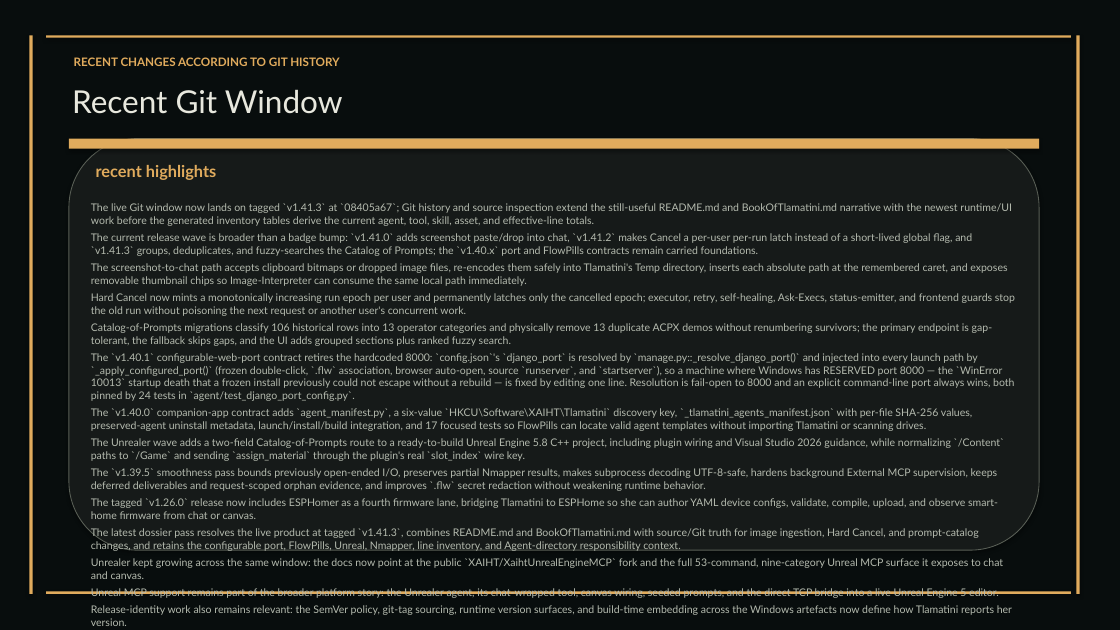
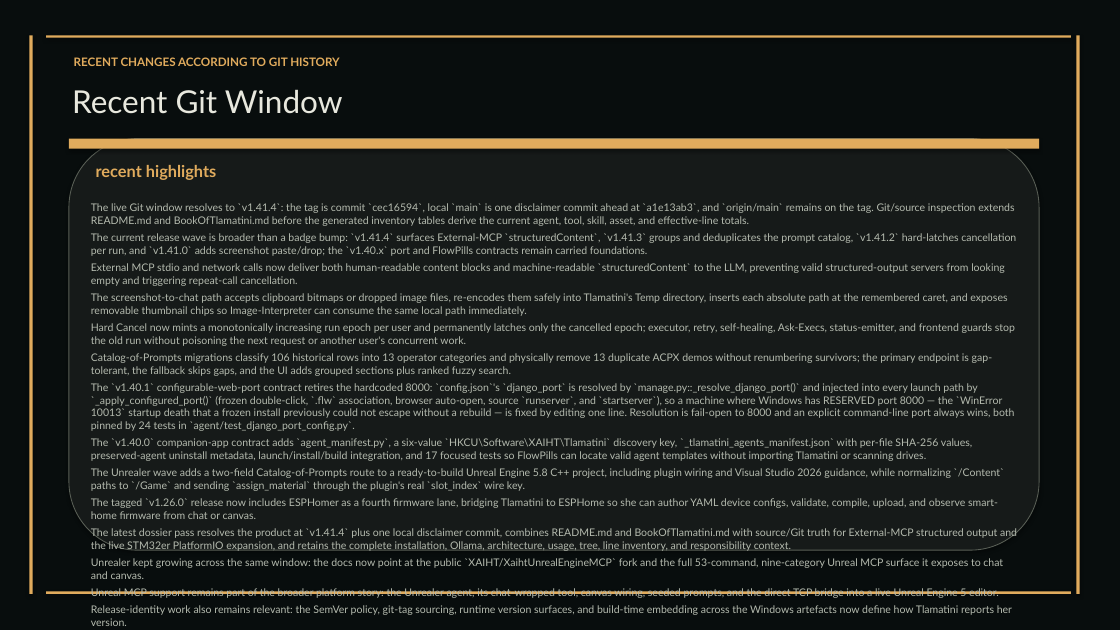
Before and after one commit to XAIHT/Tlamatini, a slide deck: slide 108 of Tlamatini_eXtended_Artificial_Intelligence_Humanly_Tempered.pptx (slide 103 before the commit). Drawn at 1120x630 pixels with LibreOffice and Linux fonts; fonts in the diff are those of the drawing. Boxes give left, top, right and bottom in pixels: in the first picture for what was removed or moved away, otherwise in the second. Text is boxed around its words. In the diff, an @@ line names an element or a change of style, - is before the commit and + after.

Commit message:
Improving STM32er to support  Blue Pill → F7, G, L, H7, U5 — the big 80%, by Tlamatini's-AutoBot.

```diff
--- a/Tlamatini_eXtended_Artificial_Intelligence_Humanly_Tempered.pptx
+++ b/Tlamatini_eXtended_Artificial_Intelligence_Humanly_Tempered.pptx
@@ text at bbox=[91, 203, 1016, 286]: text changed @@
-The live Git window now lands on tagged `v1.41.3` at `08405a67`; Git history and source inspection extend the still-useful README.md and BookOfTlamatini.md narrative with the newest runtime/UI work before the generated inventory tables derive the current agent, tool, skill, asset, and effective-line totals.
-The current release wave is broader than a badge bump: `v1.41.0` adds screenshot paste/drop into chat, `v1.41.2` makes Cancel a per-user per-run latch instead of a short-lived global flag, and `v1.41.3` groups, deduplicates, and fuzzy-searches the Catalog of Prompts; the `v1.40.x` port and FlowPills contracts remain carried foundations.
+The live Git window resolves to `v1.41.4`: the tag is commit `cec16594`, local `main` is one disclaimer commit ahead at `a1e13ab3`, and `origin/main` remains on the tag. Git/source inspection extends README.md and BookOfTlamatini.md before the generated inventory tables derive the current agent, tool, skill, asset, and effective-line totals.
+The current release wave is broader than a badge bump: `v1.41.4` surfaces External-MCP `structuredContent`, `v1.41.3` groups and deduplicates the prompt catalog, `v1.41.2` hard-latches cancellation per run, and `v1.41.0` adds screenshot paste/drop; the `v1.40.x` port and FlowPills contracts remain carried foundations.
+External MCP stdio and network calls now deliver both human-readable content blocks and machine-readable `structuredContent` to the LLM, preventing valid structured-output servers from looking empty and triggering repeat-call cancellation.
@@ text at bbox=[91, 468, 998, 491]: paragraph removed @@
-The `v1.39.5` smoothness pass bounds previously open-ended I/O, preserves partial Nmapper results, makes subprocess decoding UTF-8-safe, hardens background External MCP supervision, keeps deferred deliverables and request-scoped orphan evidence, and improves `.flw` secret redaction without weakening runtime behavior.
@@ text at bbox=[91, 528, 1017, 552]: text changed @@
-The latest dossier pass resolves the live product at tagged `v1.41.3`, combines README.md and BookOfTlamatini.md with source/Git truth for image ingestion, Hard Cancel, and prompt-catalog changes, and retains the configurable port, FlowPills, Unreal, Nmapper, line inventory, and Agent-directory responsibility context.
+The latest dossier pass resolves the product at `v1.41.4` plus one local disclaimer commit, combines README.md and BookOfTlamatini.md with source/Git truth for External-MCP structured output and the live STM32er PlatformIO expansion, and retains the complete installation, Ollama, architecture, usage, tree, line inventory, and responsibility context.
```
Also in this commit, not shown: 52 other slides changed, 8 slides added, 3 slides removed, 21 other files.
